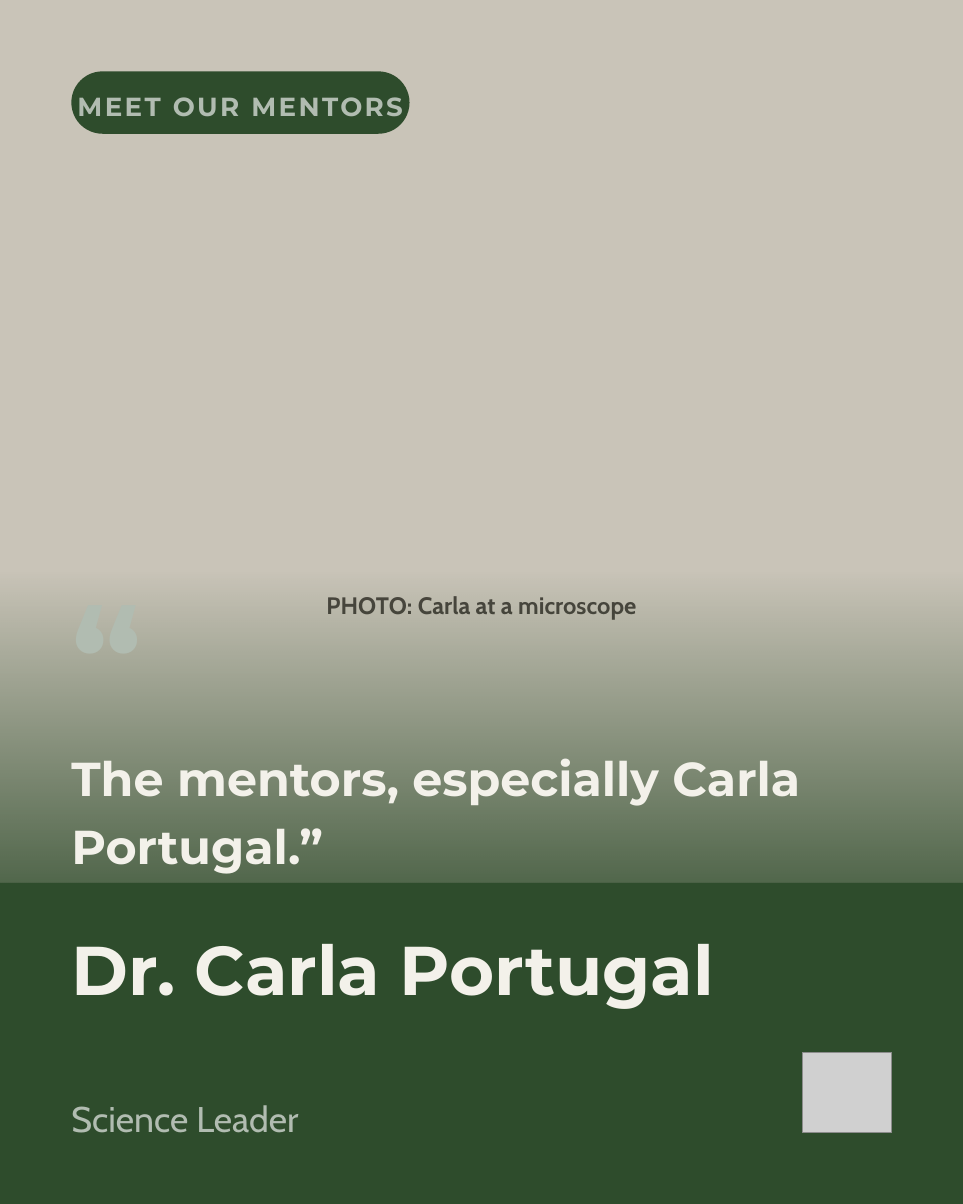
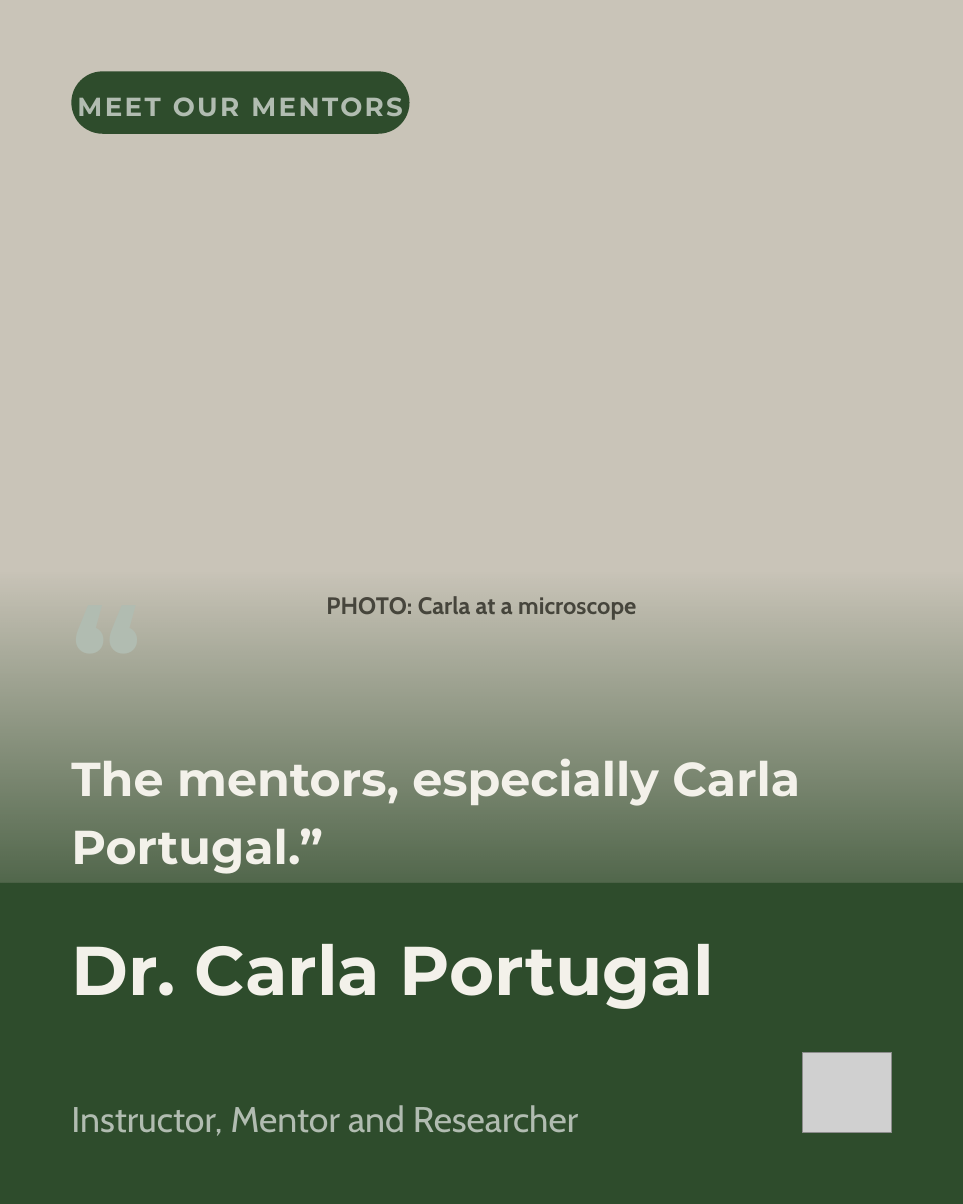
Before and after one commit to linneamoritznyc/SFW-SocialMedia, a slide deck: slide 1 of templates/posts/october/2026-10-06-tue-ig-mentor-carla.pptx. Drawn at 963x1204 pixels with LibreOffice and Linux fonts; fonts in the diff are those of the drawing; grey boxes stand for pictures. Boxes give left, top, right and bottom in pixels: in the first picture for what was removed or moved away, otherwise in the second. Text is boxed around its words. In the diff, an @@ line names an element or a change of style, - is before the commit and + after.

```diff
--- a/templates/posts/october/2026-10-06-tue-ig-mentor-carla.pptx
+++ b/templates/posts/october/2026-10-06-tue-ig-mentor-carla.pptx
@@ text at [71,1105,578,1136]: text changed @@
-Science Leader
+Instructor, Mentor and Researcher
```
Also in this commit, not shown: 54 other files.
